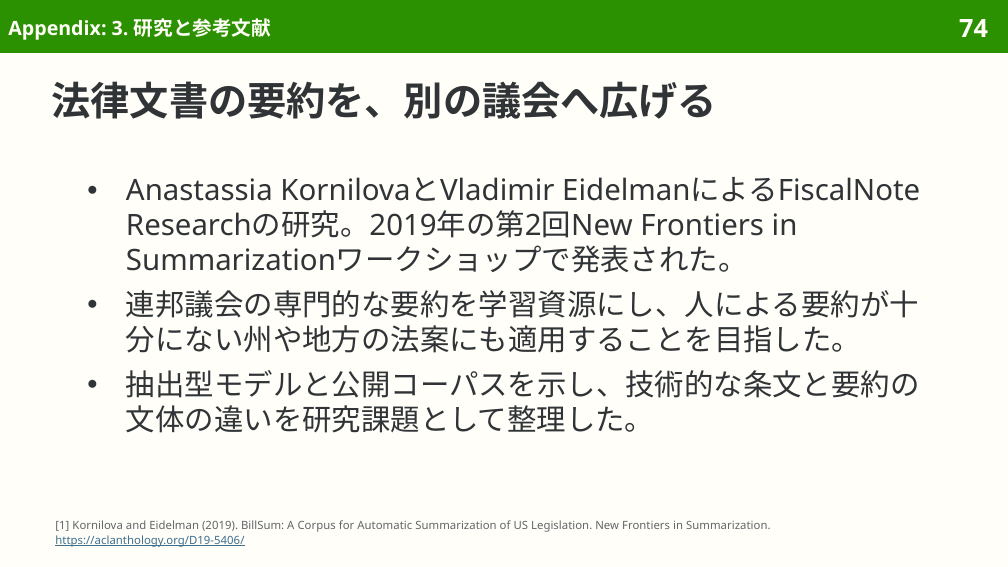
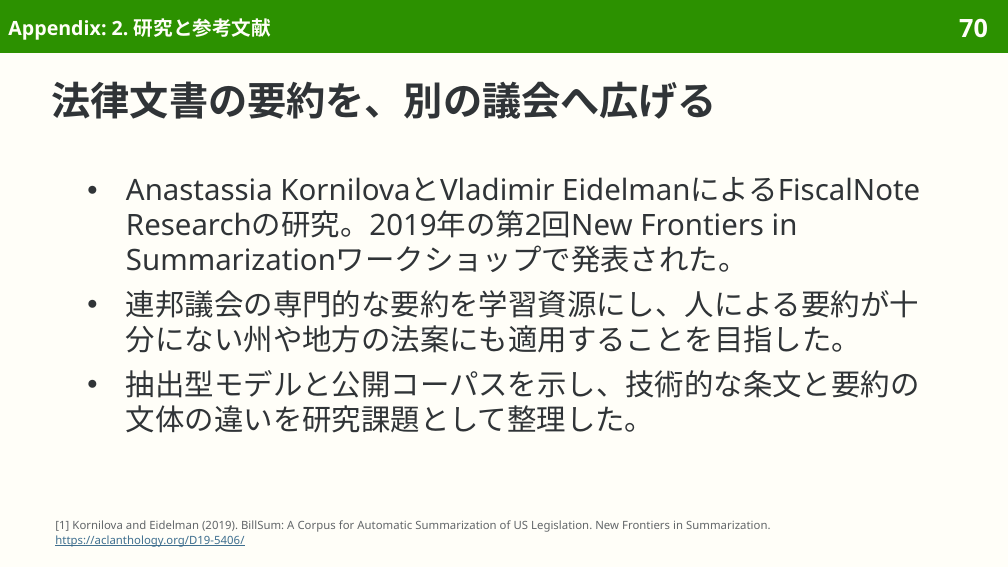
Before and after one commit to sasakiy84/datasets-in-10-minutes, a slide deck: slide 70 of slides/datasets-in-10-minutes-billsum.pptx (slide 74 before the commit). Drawn at 1008x567 pixels with LibreOffice and Linux fonts; fonts in the diff are those of the drawing. Boxes give left, top, right and bottom in pixels: in the first picture for what was removed or moved away, otherwise in the second. Text is boxed around its words. In the diff, an @@ line names an element or a change of style, - is before the commit and + after.

```diff
--- a/slides/datasets-in-10-minutes-billsum.pptx
+++ b/slides/datasets-in-10-minutes-billsum.pptx
@@ title at [8,18,271,40]: text changed @@
-Appendix: 3. 研究と参考文献
+Appendix: 2. 研究と参考文献
@@ page number at [959,18,988,38]: text changed @@
-74
+70
```
Also in this commit, not shown: 11 other slides changed, 5 slides removed, 48 other files.
